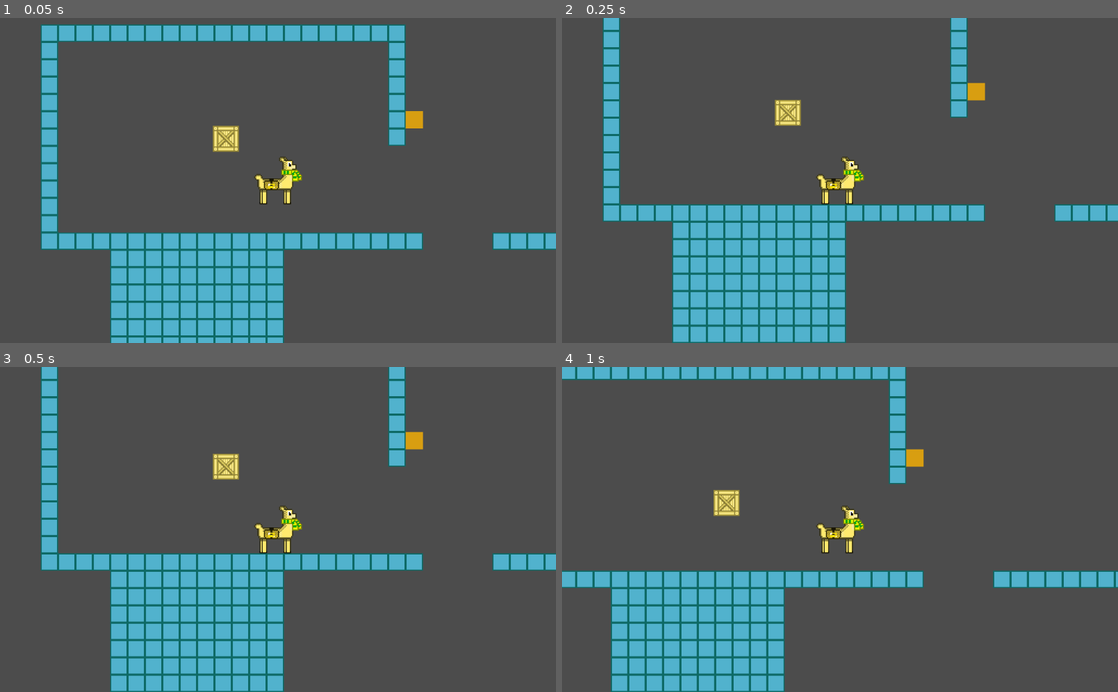
Above: before the commit, frames 1-4 (two rows, left to right).
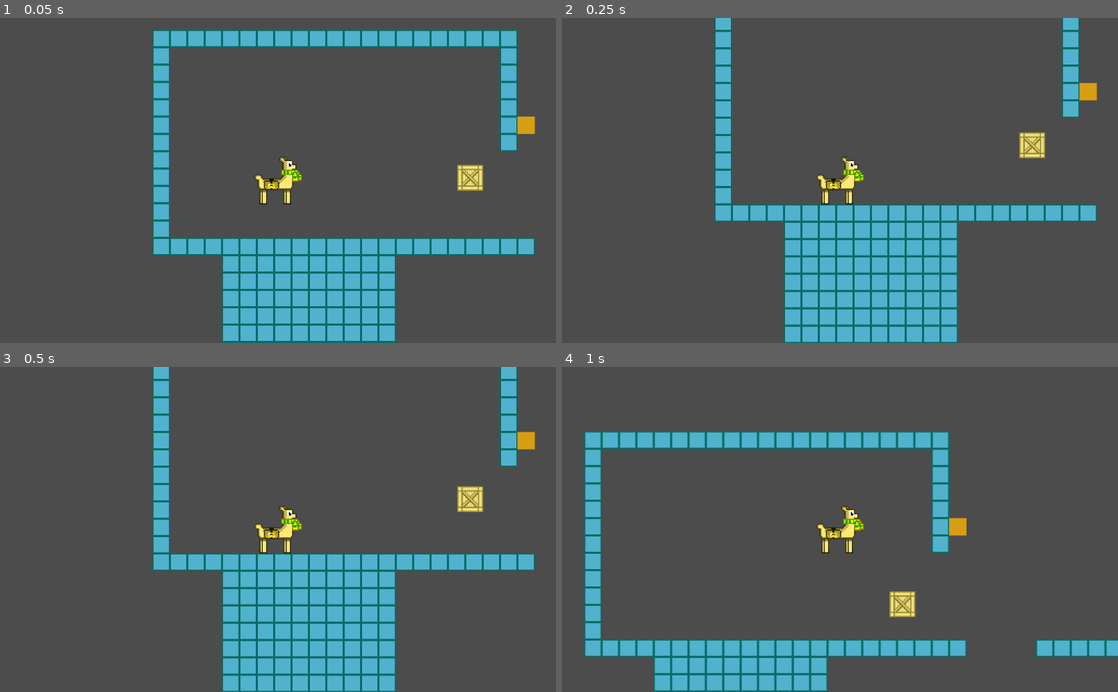
Above: after the commit, the same moments.

Repository: LeoDog896/Llama-Zips
Game: Godot game, scene res://Templates/LevelTemplate.tscn
Same seed, same stepped clock (60 frames per second), same inputs: the game is played once before the commit and once after it.
Inputs (mouse positions are in pixels of both pictures, inside the frame that each line leads up to):
- Up to frame 1 (0.05 s): no input
- Up to frame 2 (0.25 s): no input
- Up to frame 3 (0.5 s): no input
- Up to frame 4 (1 s): tap Enter at 0.5 s; move the mouse to (962, 513) at 0.52 s; hold Right (ui_right) from 0.53 s (still down); click (962, 513) at 0.6 s; tap Up (ui_up) at 0.77 s; tap Tab (grapple, bound only before the commit) at 0.8 s

The runs differ from the first frame. In frame 1, 28% of the frame differs, in the area x 7-100%, y 1-100%; in frame 2, 25%; in frame 3, 25%; in frame 4, 26%.
Error before the commit: Invalid operands 'Vector2' and 'int' in operator '+'. (res://Utils/Scripts/Player.gd:29)

Commit message:
New crate fixes

Diff:
--- a/Templates/LevelTemplate.tscn
+++ b/Templates/LevelTemplate.tscn
@@ -23,11 +23,6 @@
 0/tile_mode = 0
 0/occluder_offset = Vector2( 0, 0 )
 0/navigation_offset = Vector2( 0, 0 )
-0/shape_offset = Vector2( 0, 0 )
-0/shape_transform = Transform2D( 1, 0, 0, 1, 0, 0 )
-0/shape = SubResource( 1 )
-0/shape_one_way = false
-0/shape_one_way_margin = 1.0
 0/shapes = [ {
 "autotile_coord": Vector2( 0, 0 ),
 "one_way": false,
@@ -45,11 +40,6 @@
 1/occluder_offset = Vector2( 0, 0 )
 1/occluder = SubResource( 2 )
 1/navigation_offset = Vector2( 0, 0 )
-1/shape_offset = Vector2( 0, 0 )
-1/shape_transform = Transform2D( 1, 0, 0, 1, 0, 0 )
-1/shape = SubResource( 3 )
-1/shape_one_way = false
-1/shape_one_way_margin = 1.0
 1/shapes = [ {
 "autotile_coord": Vector2( 0, 0 ),
 "one_way": false,
@@ -62,7 +52,7 @@
 [node name="Node2D" type="Node2D"]
 
 [node name="PlayerKin" parent="." instance=ExtResource( 1 )]
-position = Vector2( 436.747, 61.0705 )
+position = Vector2( 231.469, 47.0743 )
 collision_mask = 0
 motion/sync_to_physics = false
 
@@ -73,5 +63,5 @@
 format = 1
 tile_data = PoolIntArray( -458752, 0, 0, -458751, 0, 0, -458750, 0, 0, -458749, 0, 0, -458748, 0, 0, -458747, 0, 0, -45 …(2159 unchanged characters)…
 
-[node name="RigidBody2D" parent="." instance=ExtResource( 4 )]
-position = Vector2( 340.945, -12.2348 )
+[node name="Crate" parent="." instance=ExtResource( 4 )]
+position = Vector2( 585.879, 48.4156 )
--- a/Utils/Player.tscn
+++ b/Utils/Player.tscn
@@ -48,9 +48,6 @@
 drag_margin_right = 1.0
 drag_margin_bottom = 1.0
 
-[node name="RayCast2D" type="RayCast2D" parent="."]
-enabled = true
-
 [node name="AnimatedSprite" type="AnimatedSprite" parent="."]
 frames = SubResource( 5 )
 animation = "standing"
--- a/Utils/Scripts/Player.gd
+++ b/Utils/Scripts/Player.gd
@@ -2,21 +2,15 @@
 
 var velocity : Vector2 = Vector2(0,0)
 
-export var speed   : float = 400
+export var speed   : float = 300
 export var gravity : float = 2000
 
 onready var camera    : Camera2D         = get_node("Camera2D")
 onready var sprite    : AnimatedSprite   = get_node("AnimatedSprite")
 onready var collision : CollisionShape2D = get_node("CollisionShape2D")
-onready var raycast   : RayCast2D        = get_node("RayCast2D")
-
 
 var can_jump = true
 var can_fullscreen = true
-
-var isGrappling = false
-var grapplingVelocity
-var grapplingPoint
 
 func _ready():
 
@@ -25,8 +19,6 @@
 var player_aim
 
 func _physics_process(delta):
-	if isGrappling:
-		position = position.clamped(grapplingPoint + 300)
 	velocity.y += delta * gravity
 	if Input.is_action_pressed("ui_left"):
 		velocity.x = -speed
@@ -38,17 +30,15 @@
 		velocity.x = 0
 		sprite.play("standing")
 	if Input.is_action_pressed("ui_up") and is_on_floor():
-		velocity.y = -680
+		velocity.y = -580
 	elif is_on_floor():
 		velocity.y = 0
 	move_and_slide(velocity, Vector2(0, -1), false, 4, 0.785398, false)
-#	var collision = move_and_collide(velocity * delta)
-#	if collision:
-#		var reflect = collision.remainder.bounce(collision.normal)
-#		velocity = velocity.bounce(collision.normal)
-#		move_and_collide(reflect)
-	if Input.is_action_just_pressed("grapple"):
-		switchbody()
+	var collision = move_and_collide(velocity * delta)
+	if collision and collision.collider.name == "Crate":
+		var reflect = collision.remainder.bounce(collision.normal)
+		velocity = velocity.bounce(collision.normal)
+		move_and_collide(reflect)
 
 func _process(_delta):
 	if velocity.x < 0:
@@ -60,19 +50,6 @@
 
 var collision_point
 
-func switchbody():
-	if !isGrappling:
-		raycast.cast_to = get_local_mouse_position()
-		raycast.enabled = true
-		if raycast.is_colliding():
-			collision_point = raycast.get_collision_point()
-			isGrappling = true
-			print(collision_point)
-			grapplingPoint = collision_point
-			grapplingVelocity = collision_point.normalized()
-	else:
-		isGrappling = false
-
 func _input(event):
 	if event is InputEventKey and event.scancode == KEY_F11:
 		if event.pressed:
--- a/project.godot
+++ b/project.godot
@@ -39,20 +39,16 @@
 "deadzone": 0.5,
 "events": [ Object(InputEventKey,"resource_local_to_scene":false,"resource_name":"","device":0,"alt":false,"shift":false,"control":false,"meta":false,"command":false,"pressed":false,"scancode":16777232,"unicode":0,"echo":false,"script":null)
 , Object(InputEventJoypadButton,"resource_local_to_scene":false,"resource_name":"","device":0,"button_index":12,"pressure":0.0,"pressed":false,"script":null)
-, Object(InputEventJoypadButton,"resource_local_to_scene":false,"resource_name":"","device":0,"button_index":0,"pressure":0.0,"pressed":false,"script":null)
- ]
-}
-jump={
-"deadzone": 0.5,
-"events": [ Object(InputEventKey,"resource_local_to_scene":false,"resource_name":"","device":0,"alt":false,"shift":false,"control":false,"meta":false,"command":false,"pressed":false,"scancode":32,"unicode":0,"echo":false,"script":null)
+, Object(InputEventKey,"resource_local_to_scene":false,"resource_name":"","device":0,"alt":false,"shift":false,"control":false,"meta":false,"command":false,"pressed":false,"scancode":32,"unicode":0,"echo":false,"script":null)
  ]
 }
 grapple={
 "deadzone": 0.5,
-"events": [ Object(InputEventKey,"resource_local_to_scene":false,"resource_name":"","device":0,"alt":false,"shift":false,"control":false,"meta":false,"command":false,"pressed":false,"scancode":16777218,"unicode":0,"echo":false,"script":null)
+"events": [ Object(InputEventMouseButton,"resource_local_to_scene":false,"resource_name":"","device":0,"alt":false,"shift":false,"control":false,"meta":false,"command":false,"button_mask":0,"position":Vector2( 0, 0 ),"global_position":Vector2( 0, 0 ),"factor":1.0,"button_index":1,"pressed":false,"doubleclick":false,"script":null)
  ]
 }
 
 [rendering]
 
+quality/2d/use_pixel_snap=true
 environment/default_environment="res://default_env.tres"
